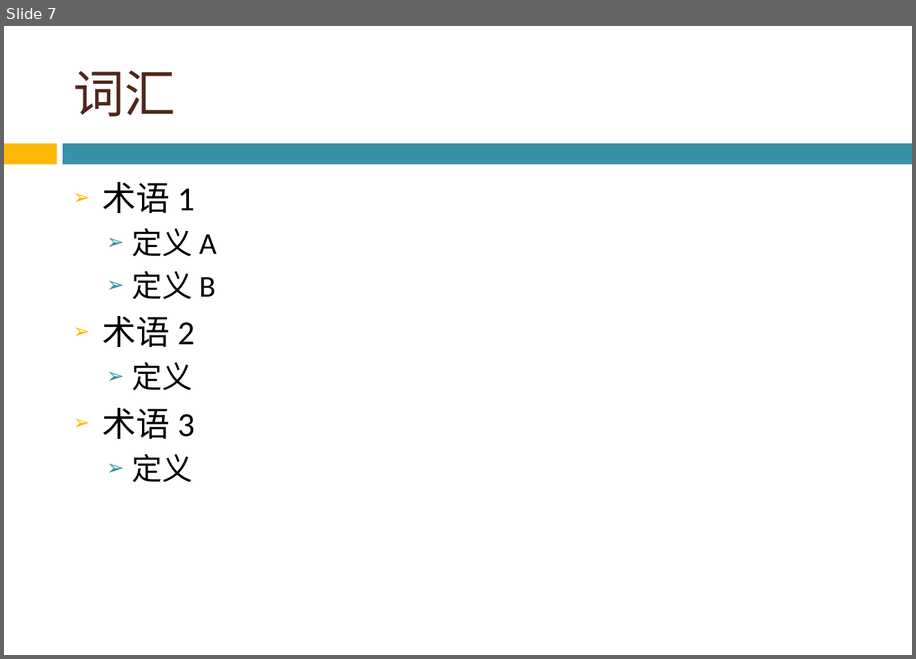
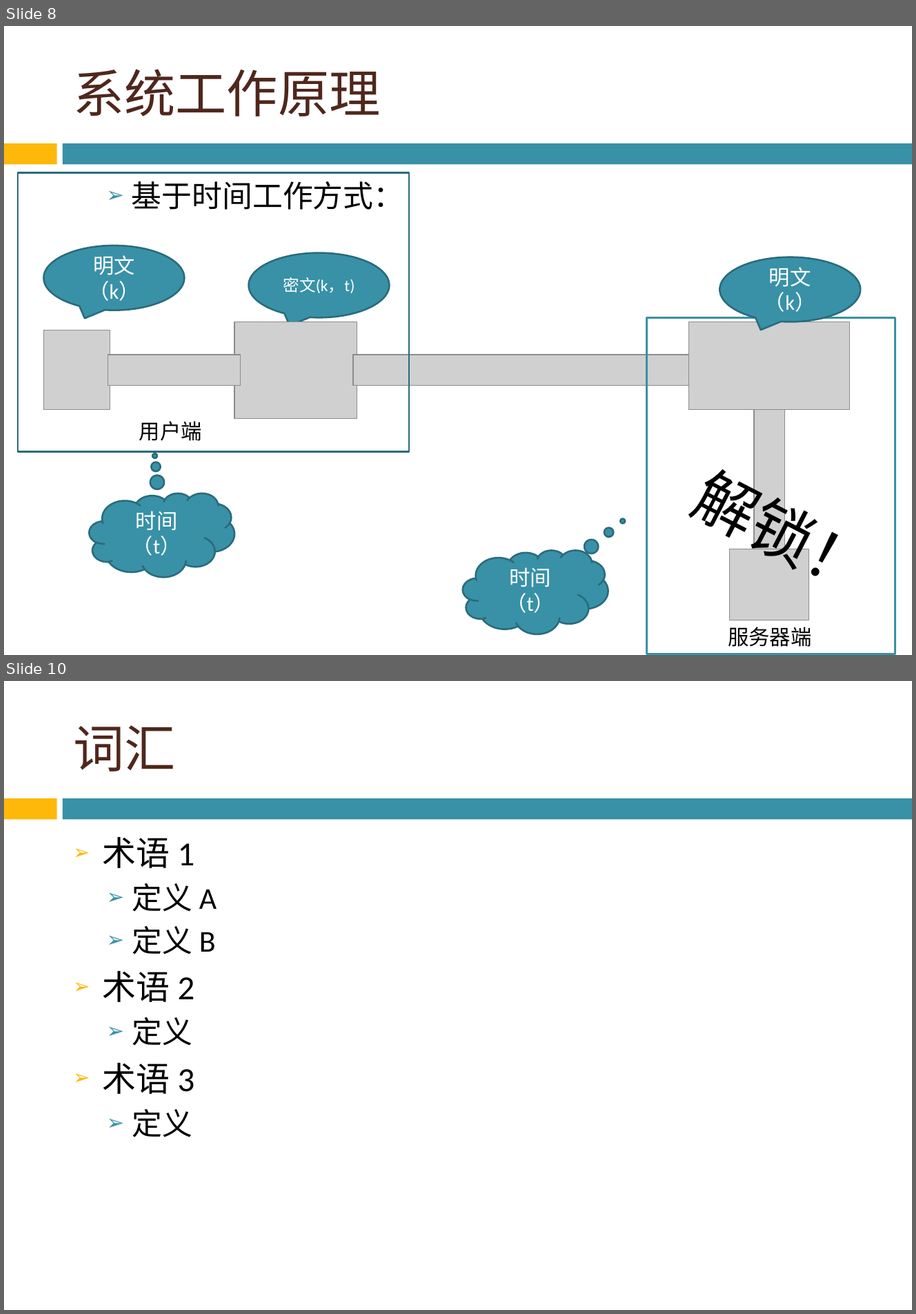
Before and after one commit to thomas-smith123/graduate-design-slave, a slide deck: 答辩.pptx. Shown one above the other, each under a label of ours: slide 7 before the commit, slides 8 and 10 after it; the slides between them are not shown. The pictures are 916x659 and 916x1314 pixels, drawn with LibreOffice and Linux fonts; fonts in the diff are those of the drawing; grey boxes stand for pictures; background and template pictures are left out. Boxes give left, top, right and bottom in pixels: in the first picture for what was removed or moved away, otherwise in the second. Text is boxed around its words. In the diff, an @@ line names an element or a change of style, - is before the commit and + after.

Commit message:
ppt 2017050171248

```diff
--- a/答辩.pptx
+++ b/答辩.pptx
@@ slide 8 added at (x1=4, y1=26, x2=912, y2=655), background picture (left out); not listed: 2 template elements that a slide beside it also shows @@
@@ title added at (x1=73, y1=69, x2=380, y2=116), 44 pt, text #4F271C @@
+系统工作原理
@@ rectangle added at (x1=18, y1=173, x2=410, y2=452), outline #296B7C 1.5 pt @@
@@ text added at (x1=132, y1=181, x2=404, y2=210), 26 pt, text #000000 @@
+  ➢ 基于时间工作方式：
@@ speech bubble added at (x1=43, y1=245, x2=184, y2=310), fill #3891A7, outline #296B7C 1.5 pt, 18 pt, text #FFFFFF @@
+明文（k）
@@ speech bubble added at (x1=249, y1=253, x2=390, y2=318), fill #3891A7, outline #296B7C 1.5 pt, 14 pt, text #FFFFFF @@
+密文(k，t)
@@ speech bubble added at (x1=720, y1=257, x2=861, y2=322), fill #3891A7, outline #296B7C 1.5 pt, 18 pt, text #FFFFFF @@
+明文（k）
@@ picture added at (x1=43, y1=330, x2=110, y2=410) @@
@@ picture added at (x1=234, y1=322, x2=357, y2=419) @@
@@ rectangle added at (x1=647, y1=318, x2=895, y2=654), outline #3891A7 1.5 pt @@
@@ picture added at (x1=689, y1=322, x2=850, y2=410) @@
@@ picture added at (x1=108, y1=354, x2=241, y2=385) @@
@@ picture added at (x1=354, y1=354, x2=695, y2=385) @@
@@ picture added at (x1=754, y1=410, x2=785, y2=549) @@
@@ text added at (x1=139, y1=421, x2=202, y2=441), 18 pt, text #000000 @@
+用户端
@@ text added at (x1=688, y1=449, x2=800, y2=554), 54 pt, text #000000 @@
+解锁！
@@ thought cloud added at (x1=90, y1=493, x2=234, y2=577), fill #3891A7, outline #296B7C 1.5 pt, 18 pt, text #FFFFFF @@
+时间（t）
@@ thought cloud added at (x1=463, y1=550, x2=608, y2=634), fill #3891A7, outline #296B7C 1.5 pt, 18 pt, text #FFFFFF @@
+时间（t）
@@ picture added at (x1=729, y1=549, x2=809, y2=621) @@
@@ text added at (x1=728, y1=626, x2=811, y2=646), 18 pt, text #000000 @@
+服务器端
@@ what was slide 7 is now slide 10 @@
```
Also in this commit, not shown: 1 slide changed, 5 other slides added, 3 slides removed.
